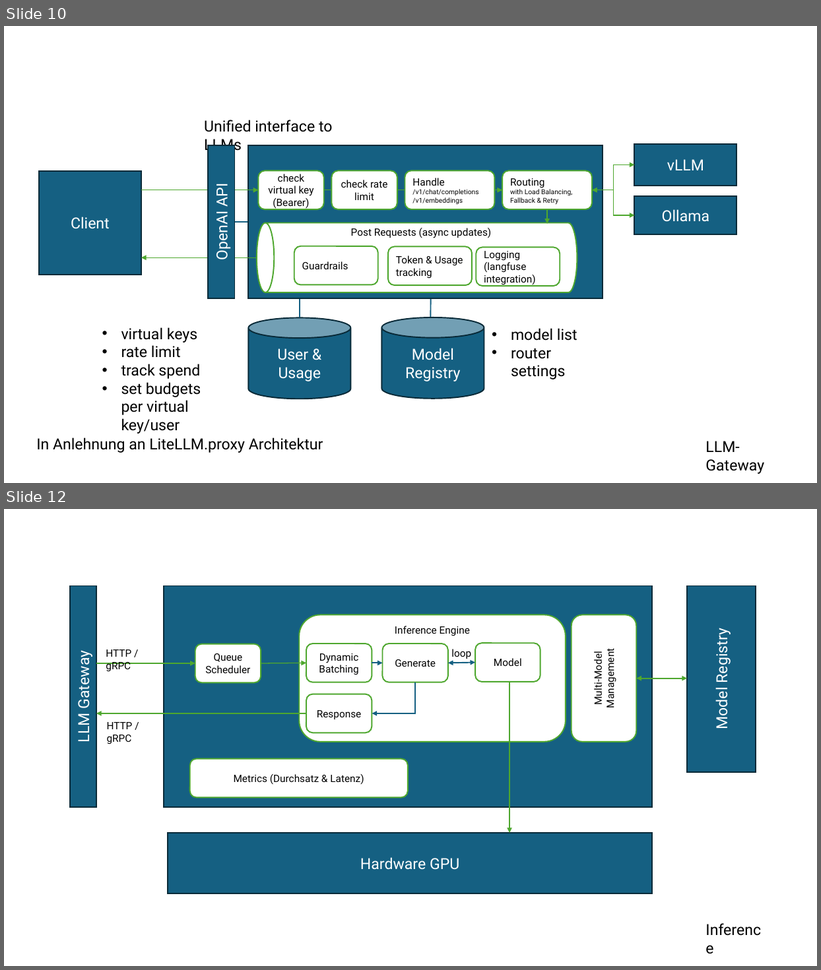
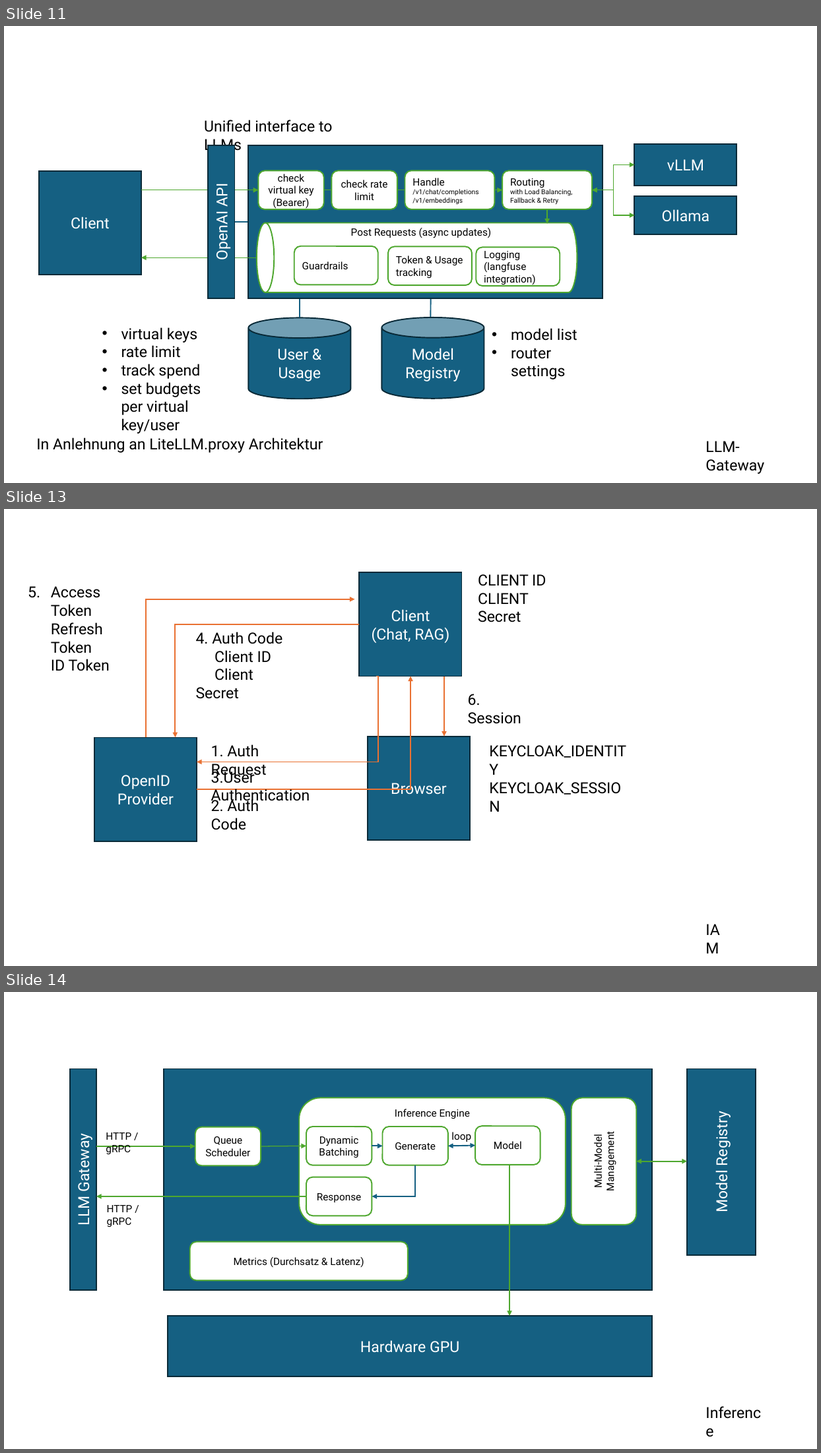
Before and after one commit to dneumnn/RAKIPOEV, a slide deck: RAKIPOEV-docs/docs/ppt/Building-Blocks.pptx. Shown one above the other, each under a label of ours: slides 10 and 12 before the commit, slides 11, 13 and 14 after it; the slides between them are not shown. The pictures are 821x970 and 821x1453 pixels, drawn with LibreOffice and Linux fonts; fonts in the diff are those of the drawing. Boxes give left, top, right and bottom in pixels: in the first picture for what was removed or moved away, otherwise in the second. Text is boxed around its words. In the diff, an @@ line names an element or a change of style, - is before the commit and + after.

```diff
--- a/RAKIPOEV-docs/docs/ppt/Building-Blocks.pptx
+++ b/RAKIPOEV-docs/docs/ppt/Building-Blocks.pptx
@@ slide 13 added at [4,509,817,966], background #FFFFFF @@
@@ text added at [51,586,110,671], 18 pt, text #000000 @@
+5. Access Token
+   Refresh Token
+   ID Token
@@ rectangle added at [360,572,462,676], fill #156082, outline #092A39 1.5 pt, 18 pt, text #FFFFFF @@
+Client
+(Chat, RAG)
@@ text added at [478,574,546,623], 18 pt, text #000000 @@
+CLIENT ID
+CLIENT Secret
@@ elbow arrow added from (145, 738) to (354, 599), #E97132 1.5 pt @@
@@ elbow arrow added from (360, 625) to (176, 738), #E97132 1.5 pt @@
@@ text added at [196,632,283,699], 18 pt, text #000000 @@
+4. Auth Code
+Client ID
+Client Secret
@@ elbow arrow added from (376, 676) to (197, 762), #E97132 1.5 pt @@
@@ elbow arrow added from (197, 789) to (411, 676), #E97132 1.5 pt @@
@@ arrow added from (444, 676) to (444, 737), #E97132 1.5 pt @@
@@ text added at [468,694,521,724], 18 pt, text #000000 @@
+6. Session
@@ rectangle added at [94,738,197,842], fill #156082, outline #092A39 1.5 pt, 18 pt, text #FFFFFF @@
+OpenID Provider
@@ text added at [211,745,267,778], 18 pt, text #000000 @@
+1. Auth Request
@@ rectangle added at [368,737,470,840], fill #156082, outline #092A39 1.5 pt, 18 pt, text #FFFFFF @@
+Browser
@@ text added at [489,745,626,795], 18 pt, text #000000 @@
+KEYCLOAK_IDENTITY
+KEYCLOAK_SESSION
@@ text added at [211,769,310,805], 18 pt, text #000000 @@
+3.User Authentication
@@ text added at [211,797,259,830], 18 pt, text #000000 @@
+2. Auth Code
@@ text added at [700,918,738,942], 18 pt, text #000000 @@
+IAM
@@ what was slide 10 is now slide 11 @@
@@ what was slide 12 is now slide 14 @@
```
Also in this commit, not shown: 1 slide changed, 1 other slide added, 3 other files.
